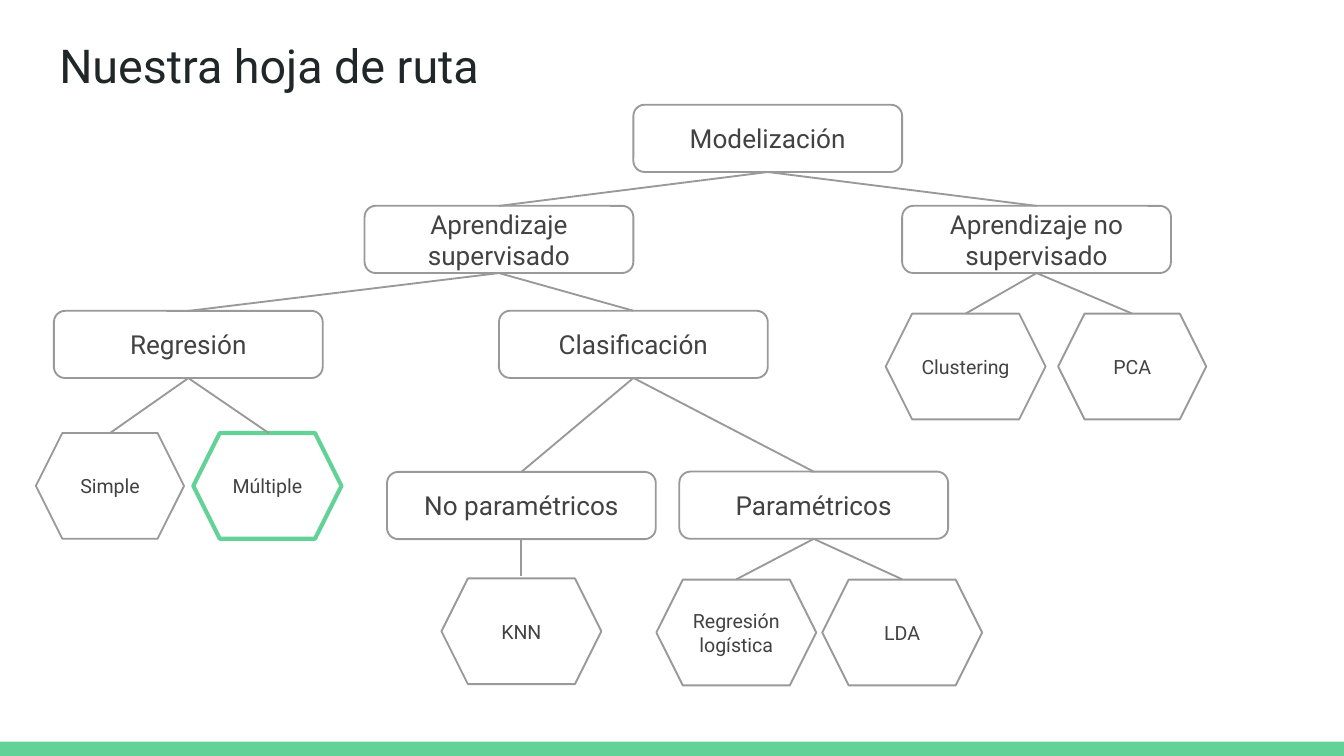
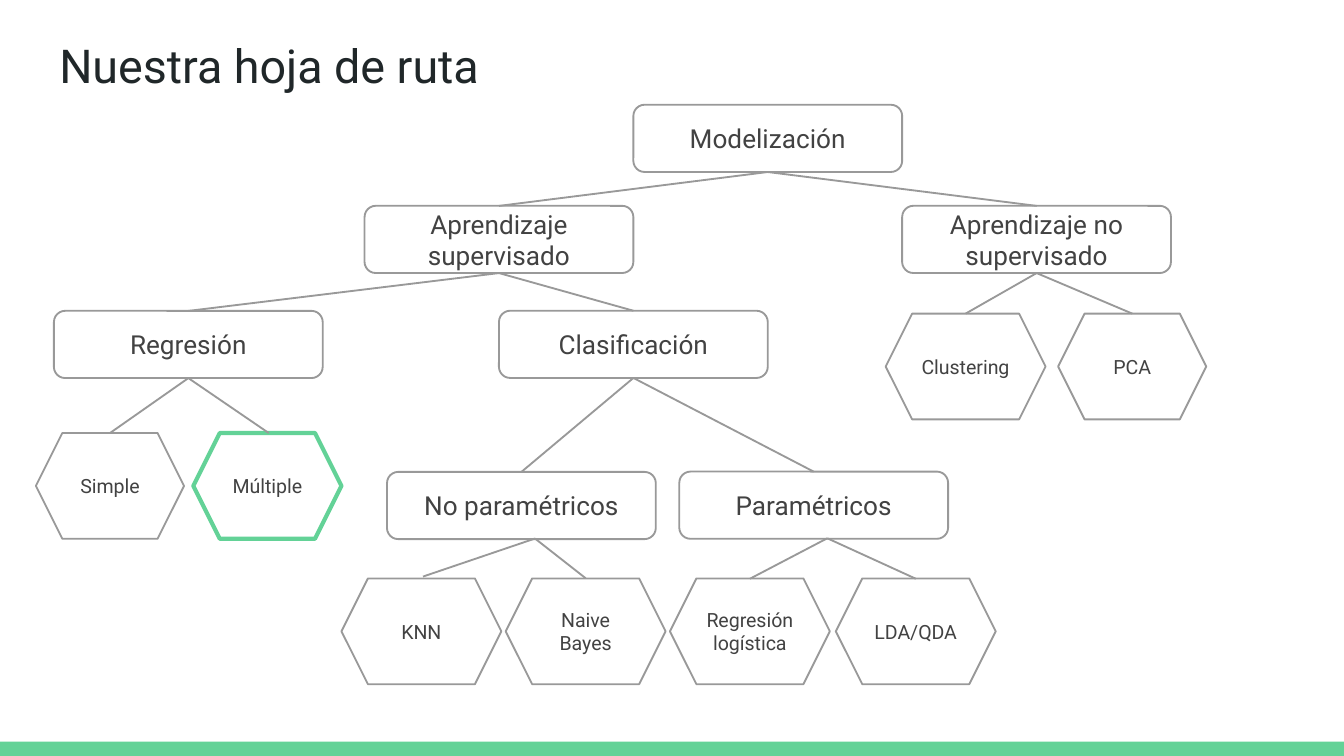
Before and after one commit to DCSCyHD/2023_modulo_3, a slide deck: slide 3 of clase3/teorica_3.pptx. Drawn at 1344x756 pixels with LibreOffice and Linux fonts; fonts in the diff are those of the drawing. Boxes give left, top, right and bottom in pixels: in the first picture for what was removed or moved away, otherwise in the second. Text is boxed around its words. In the diff, an @@ line names an element or a change of style, - is before the commit and + after.

Commit message:
corrijo hoja de ruta

```diff
--- a/clase3/teorica_3.pptx
+++ b/clase3/teorica_3.pptx
@@ line added from (535, 539) to (423, 577), #999999 1 pt @@
@@ line moved from (521, 539) - (521, 577) to (535, 539) - (586, 578) @@
@@ hexagon "KNN": place and size @@
-hexagon "KNN" at box(441, 578, 601, 684)
+hexagon "KNN" at box(341, 578, 501, 684)
@@ hexagon added at box(505, 578, 665, 684), outline #999999 1 pt, 10.5 pt, text #424242 @@
+Naive Bayes
@@ 2 hexagons, 2 lines: place and size @@
-2 hexagons, 2 lines at box(656, 539, 982, 685)
+2 hexagons, 2 lines at box(671, 539, 996, 684)
@@ text in hexagon at box(874, 625, 957, 641): text changed @@
-LDA
+LDA/QDA
```
Also in this commit, not shown: 1 other slide changed.
